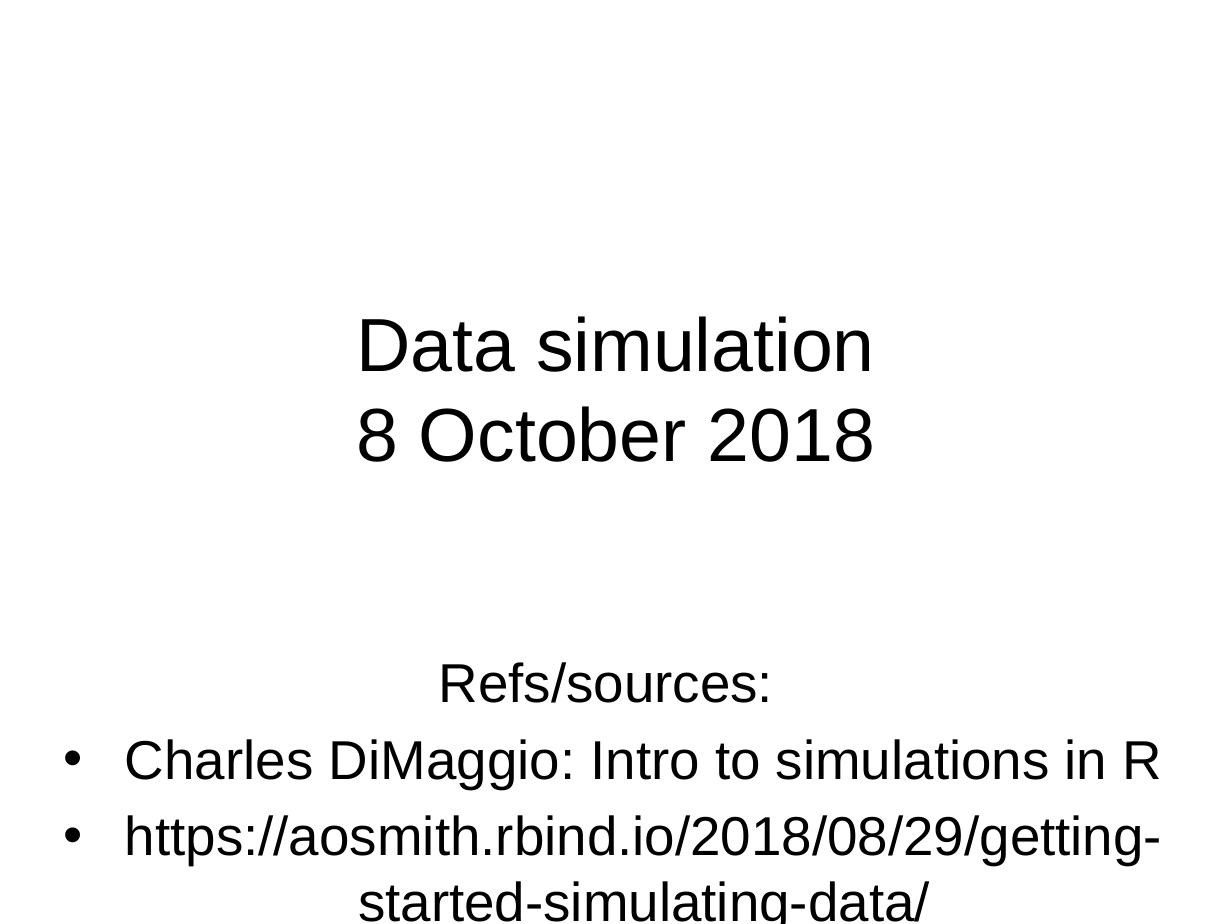
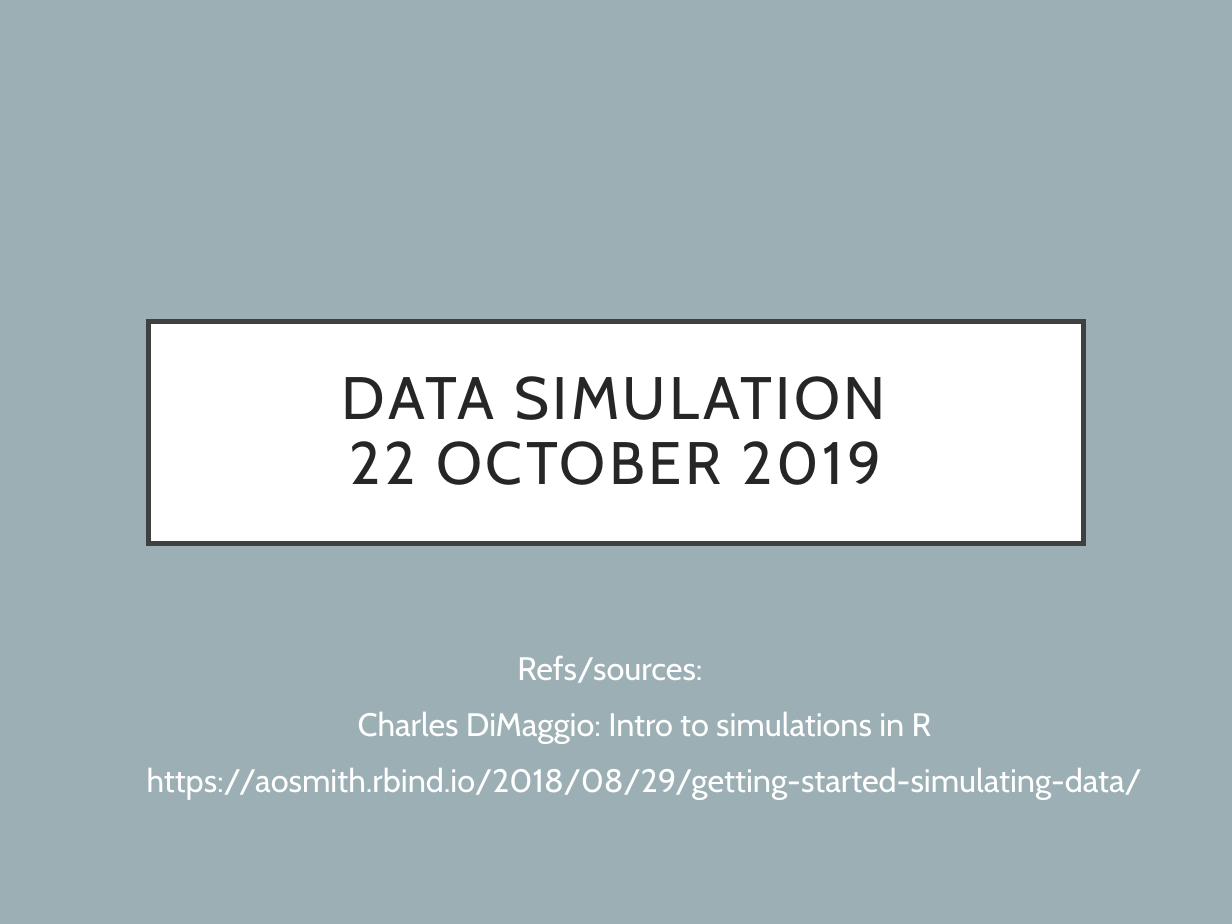
Before and after one commit to EEOB590A-Fall-2019/Course-Materials, a slide deck: slide 1 of 5. Simulating Data/SimulatingData.pptx. Drawn at 1232x924 pixels with LibreOffice and Linux fonts; fonts in the diff are those of the drawing. Boxes give left, top, right and bottom in pixels: in the first picture for what was removed or moved away, otherwise in the second. Text is boxed around its words. In the diff, an @@ line names an element or a change of style, - is before the commit and + after.

```diff
--- a/5. Simulating Data/SimulatingData.pptx
+++ b/5. Simulating Data/SimulatingData.pptx
@@ background #FFFFFF to #9BAFB5 @@
@@ title "DATA SIMULATION 22 OCTOBER 2019": place and size @@
-title "DATA SIMULATION 22 OCTOBER 2019" at [356, 316, 875, 462]
+title "DATA SIMULATION 22 OCTOBER 2019" at [149, 322, 1084, 543]
@@ title "DATA SIMULATION 22 OCTOBER 2019" at [149, 322, 1084, 543]: fill none to #FFFFFF; outline none to #404040 3 pt @@
@@ title at [342, 376, 886, 485]: text changed; size 44 to 35 pt; font Arial to Cabin; text colour #000000 to #262626 @@
-Data simulation
-8 October 2018
+DATA SIMULATION
+22 OCTOBER 2019
@@ subtitle "Refs/sources:" at [147, 656, 1142, 799]: size 32 to 19 pt, font Arial to Cabin, text colour #000000 to #FFFFFF; more space between paragraphs @@
```
Also in this commit, not shown: 11 other slides changed, 2 other files.
